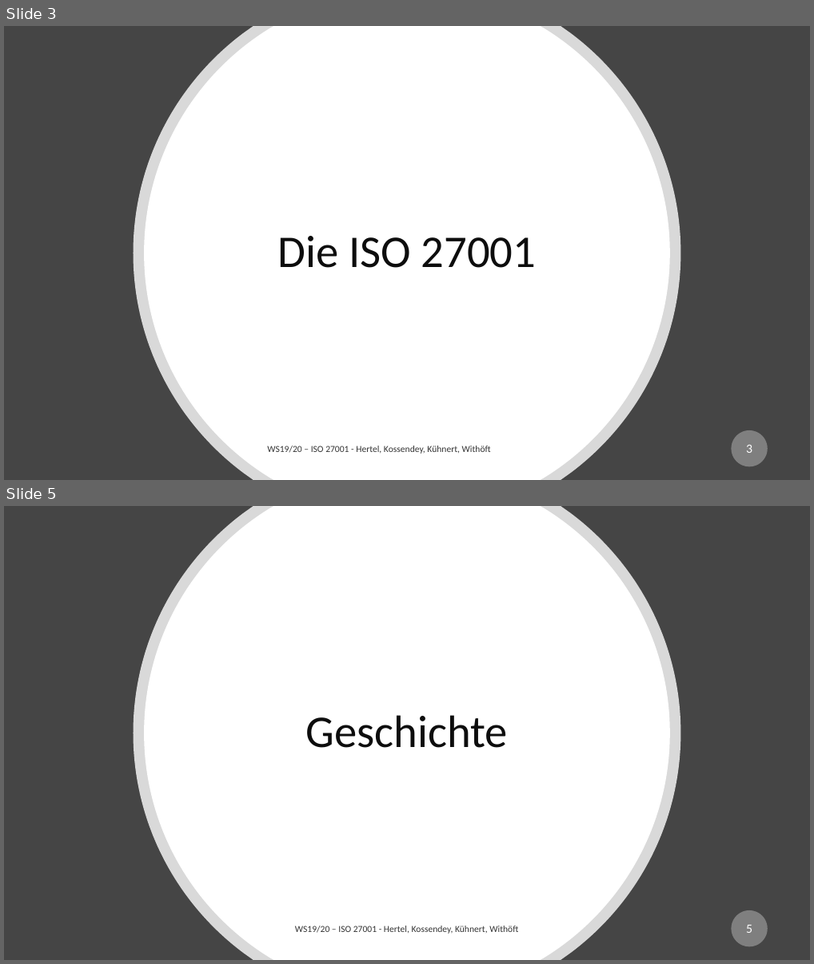
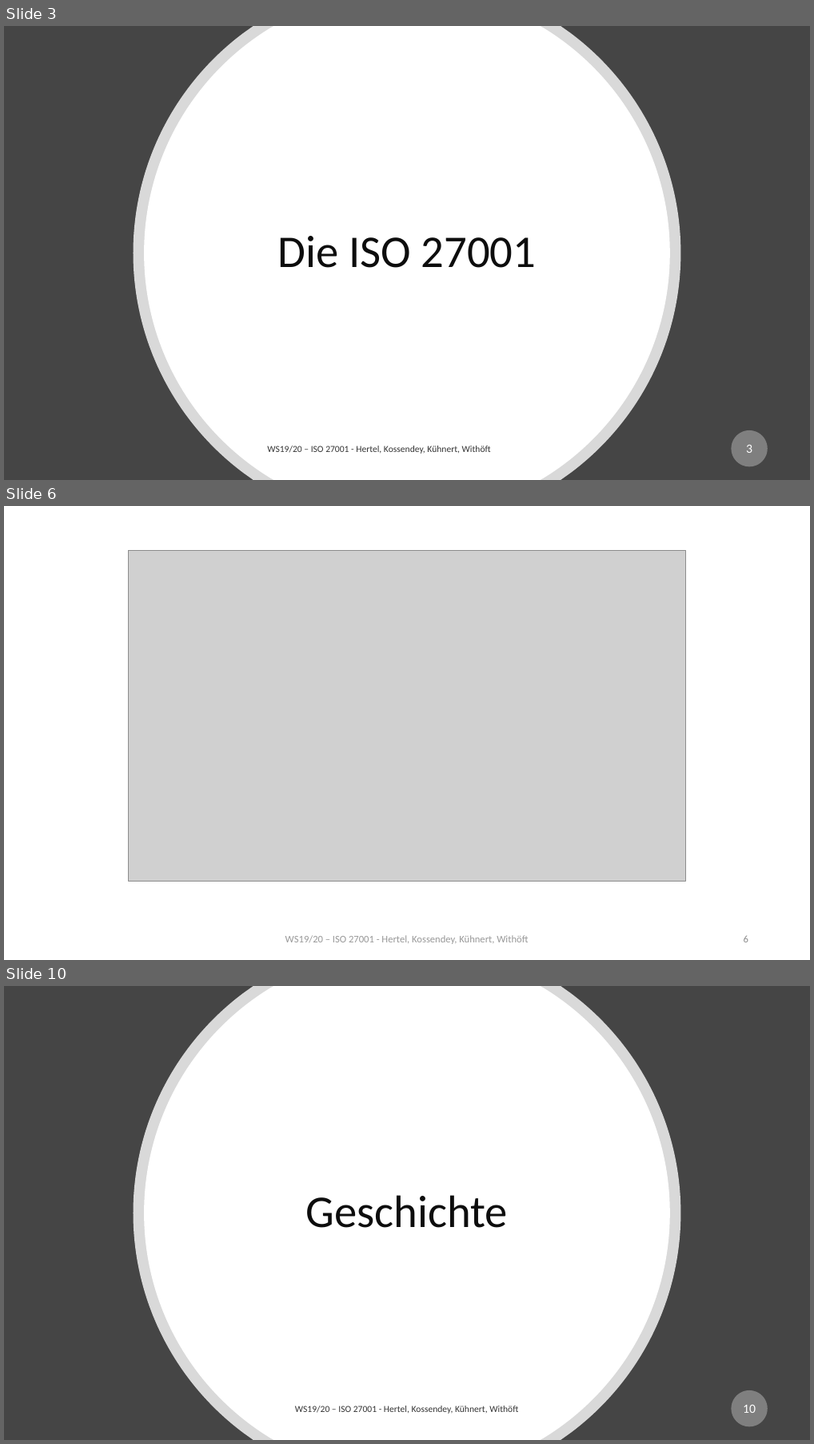
Before and after one commit to mwithoeft/SicherheitUndZuverlaessigkeit, a slide deck: merged.pptx. Shown one above the other, each under a label of ours: slides 3 and 5 before the commit, slides 3, 6 and 10 after it; the slides between them are not shown. The pictures are 814x964 and 814x1444 pixels, drawn with LibreOffice and Linux fonts; fonts in the diff are those of the drawing; grey boxes stand for pictures. Boxes give left, top, right and bottom in pixels: in the first picture for what was removed or moved away, otherwise in the second. Text is boxed around its words. In the diff, an @@ line names an element or a change of style, - is before the commit and + after.

```diff
--- a/merged.pptx
+++ b/merged.pptx
@@ slide 6 added at (x1=4, y1=506, x2=810, y2=960), background #FFFFFF @@
@@ picture added at (x1=129, y1=550, x2=686, y2=880) @@
@@ text added at (x1=286, y1=935, x2=528, y2=944), 12 pt, text #808080 at 80% opacity @@
+WS19/20 – ISO 27001 - Hertel, Kossendey, Kühnert, Withöft
@@ page number added at (x1=744, y1=935, x2=749, y2=942), 12 pt, text #8C8C8C @@
+6
@@ what was slide 5 is now slide 10 @@
@@ page number at (x1=743, y1=1404, x2=756, y2=1412): text changed @@
-5
+10
```
Also in this commit, not shown: 4 slides changed, 26 other slides added.
